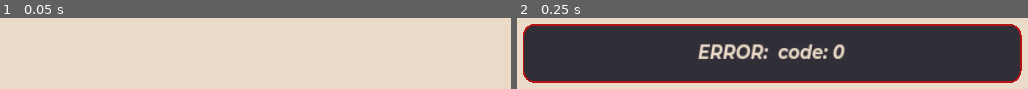
Above: before the commit, frames 1-2 (left to right).
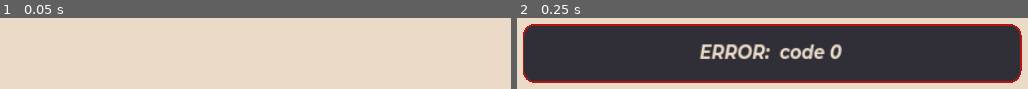
Above: after the commit, the same moments.

Repository: JesusRoberto64/PomoTempo-app
Game: Godot game, scene res://Escenas/Protocols/boot_loader.tscn
The game is run twice, just before and just after one commit, with the same random seed, the same clock (stepped at 60 frames per second) and the same inputs.
Inputs:
- Up to frame 1 (0.05 s): no input
- Up to frame 2 (0.25 s): no input

Frame 1 is identical in both runs. In frame 2, 3.5% of the frame differs, in the area x 35-65%, y 36-58%.

Commit message:
continue with the fetching data

Diff:
--- a/godot-frtn/Escenas/Protocols/boot_loader.tscn
+++ b/godot-frtn/Escenas/Protocols/boot_loader.tscn
@@ -1,10 +1,11 @@
-[gd_scene load_steps=11 format=3 uid="uid://b6u7jg7p846ds"]
+[gd_scene load_steps=12 format=3 uid="uid://b6u7jg7p846ds"]
 
 [ext_resource type="FontFile" uid="uid://br40grkrm3qqp" path="res://Recursos/Fonts/Montserrat-BoldItalic.ttf" id="1_mx3t8"]
 [ext_resource type="Script" path="res://Logica/control_message.gd" id="1_sbtst"]
 [ext_resource type="Script" path="res://Logica/Client/boot_loader.gd" id="1_tjorw"]
 [ext_resource type="Script" path="res://Logica/DataBaseModels/DataResource.gd" id="2_whlcd"]
 [ext_resource type="Script" path="res://Logica/Client/client_request.gd" id="5_a26vs"]
+[ext_resource type="Script" path="res://Logica/Client/manage_data.gd" id="6_m3sma"]
 
 [sub_resource type="Animation" id="Animation_vmlvg"]
 length = 0.001
@@ -168,4 +169,7 @@
 [node name="ClientRequest" type="HTTPRequest" parent="."]
 script = ExtResource("5_a26vs")
 
+[node name="ManageData" type="Node" parent="."]
+script = ExtResource("6_m3sma")
+
 [connection signal="request_completed" from="ClientRequest" to="ClientRequest" method="_on_request_completed"]
--- a/godot-frtn/Logica/Client/boot_loader.gd
+++ b/godot-frtn/Logica/Client/boot_loader.gd
@@ -2,54 +2,37 @@
 
 @onready var controlMessage = $ControlMessage
 @onready var request = $ClientRequest
+@onready var manageData = $ManageData
 
 const SAVEPATH := "res://Recursos/SavedData/save_data_00.tres"
 @export var data_resourse: Script
 
 var mainScene = preload("res://Escenas/Screens/main_screen.tscn")
 
+var fetchCounter = 0
+
+#Declare vars
+var fechas = {}
+var mision = {}
+var misionRegistro = {}
+var fechasMisionRegistro = {}
+
 func _ready() -> void:
 	controlMessage.show_Message("Cargando...")
 
-	#Declare var
-	var fechas = {}
-	var mision = {}
-	var misionRegistro = {}
-	var fechasMisionRegistro = {}
-	#fetch_from_db
-
-	fechas = {
-		"2024-11-03" : { "id": 3, "pomodoro": 7 },
-		"2024-11-04" : { "id": 4, "pomodoro": 6 },
-		"2024-11-05" : { "id": 5, "pomodoro": 10 }
-	}
-
 	#=========SEND REQUEST===============#
 	controlMessage.show_Message("Conectando...")
-	mision = request.fetch_Mision()
+	request.fetch_Data("mision")
 
 	await request.error_Return
 	if request.error != null:
 		controlMessage.show_Message(request.error)
+		set_Generic_Data()
+		return
+	else:
+		mision = manageData.mision_Data(request.data_recived)
 		return
 
-	mision = {
-		0 : {"id": 1, "nombre": "Mision Start 4"},
-		1 : {"id": 2, "nombre": "Eliab y el Círculo del juego"},
-		2 : {"id": 3, "nombre": "ChuyRonin 66"}
-	}
-
-	misionRegistro = {
-		1 : { "mision": "Mision Start 4", "pomodoro": 0 },
-		2 : { "mision": "Eliab y el Círculo del juego", "pomodoro": 0 },
-		3 : { "mision": "ChuyRonin", "pomodoro": 0 }
-	}
-	# fcha_id : {mision_id: pomodoro, ... }
-	fechasMisionRegistro = {
-		3: { 1 : 2, 2 : 2 },
-		4: { 2 : 3, 3 : 3 },
-		5: { 1 : 2, 2 : 4, 3 : 1 }
-	}
 
 	#get the saved archive
 	var dir = DirAccess.open("res://Recursos/SavedData/")
@@ -61,9 +44,7 @@
 			controlMessage.show_Message("Can't save")
 			printerr("Can't save No file path exist")
 			return
-		else:
-			controlMessage.show_Message("Created new data")
-			print("Created new data")
+		controlMessage.show_Message("Created new data")
 
 	#Update
 	res.misionResgistro = misionRegistro
@@ -76,16 +57,31 @@
 		controlMessage.show_Message("Can't Update data")
 		printerr("Can't updte data")
 		return
-	else:
-		controlMessage.show_Message("Updated data")
-		print("Updated data")
 
-	controlMessage.show_Message("Fetched Data")
-	print("Fetched loaded")
-
-	#Temporal solution
-	#var tween = get_tree().create_tween()
-	#tween.tween_callback(to_Main_Screen).set_delay(1)
+	controlMessage.show_Message("Loaded data succes")
 
 func to_Main_Screen():
 	get_tree().call_deferred("change_scene_to_packed", mainScene)
+
+func set_Generic_Data():
+	fechas = {
+		"2024-11-04" : { "id": 3, "pomodoro": 7 },
+		"2024-11-05" : { "id": 4, "pomodoro": 6 },
+		"2024-11-06" : { "id": 5, "pomodoro": 10 }
+	}
+	mision = {
+		0 : {"id": 1, "nombre": "Mision Start 4"},
+		1 : {"id": 2, "nombre": "Eliab y el Círculo del juego"},
+		2 : {"id": 3, "nombre": "ChuyRonin 66"}
+	}
+	misionRegistro = {
+		1 : { "mision": "Mision Start 4", "pomodoro": 0 },
+		2 : { "mision": "Eliab y el Círculo del juego", "pomodoro": 0 },
+		3 : { "mision": "ChuyRonin", "pomodoro": 0 }
+	}
+	# fcha_id : {mision_id: pomodoro, ... }
+	fechasMisionRegistro = {
+		3: { 1 : 2, 2 : 2 },
+		4: { 2 : 3, 3 : 3 },
+		5: { 1 : 2, 2 : 4, 3 : 1 }
+	}
--- a/godot-frtn/Logica/Client/client_request.gd
+++ b/godot-frtn/Logica/Client/client_request.gd
@@ -6,8 +6,10 @@
 
 signal error_Return
 
+func _ready() -> void:
+	timeout = 3.0
+
 func error_Emmit():
-	print(get_http_client_status())
 	error_Return.emit()
 
 func _on_request_completed(_result, response_code, _headers, body):
@@ -17,25 +19,16 @@
 
 	if err != OK:
 		print("JSON Parse Error: ", json.get_error_message(), " in ", body_text, " at line ", json.get_error_line(), "Response code: ", response_code)
-		error = "ERROR: " + json.get_error_message() + " code: " + str(response_code)
+		error = "ERROR: " + json.get_error_message() + " code " + str(response_code)
 		error_Emmit()
 		return
 
 	error = null
-	error_Emmit()
 	data_recived =  json.data
+	error_Return.emit()
 
-func fetch_Mision():
-
-	var err = request(url+"mision")
+func fetch_Data(endPoint: String):
+	var err = request(url+endPoint)
 
 	if err != OK:
-		error = "Cant connect..."
-		error_Return.emit()
-
-	print(RESULT_CONNECTION_ERROR)
-	error = null
-
-	#Temporal
-	#var tween = get_tree().create_tween()
-	#tween.tween_callback(error_Emmit).set_delay(1)
+		print("Error on sende")
--- /dev/null
+++ b/godot-frtn/Logica/Client/manage_data.gd
@@ -0,0 +1,11 @@
+extends Node
+
+func mision_Data(data)-> Dictionary:
+	var newDir = {}
+
+	for i in data.size():
+		print(i)
+		#newDir.merge({i : {data}})
+	print(newDir)
+
+	return {}
Not shown: 1 places in godot-frtn/Recursos/SavedData/save_data_00.tres that only renumber resources
